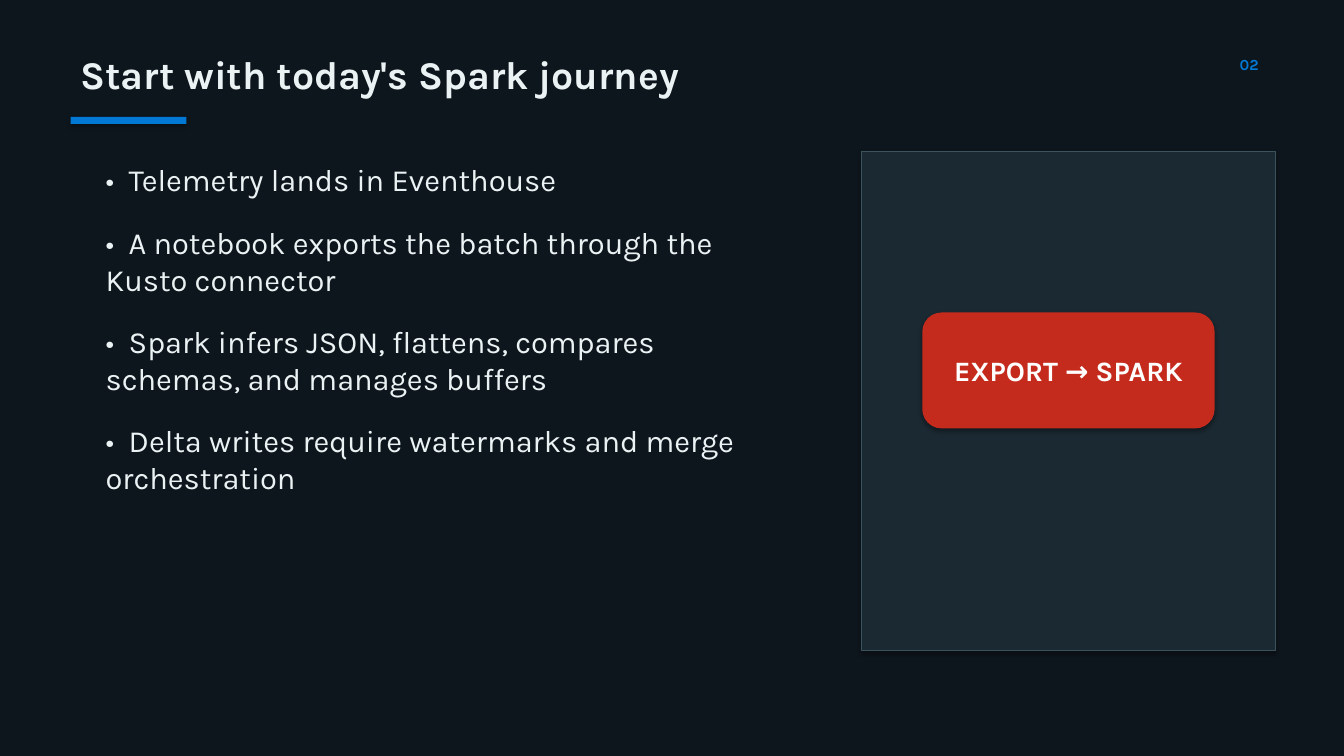
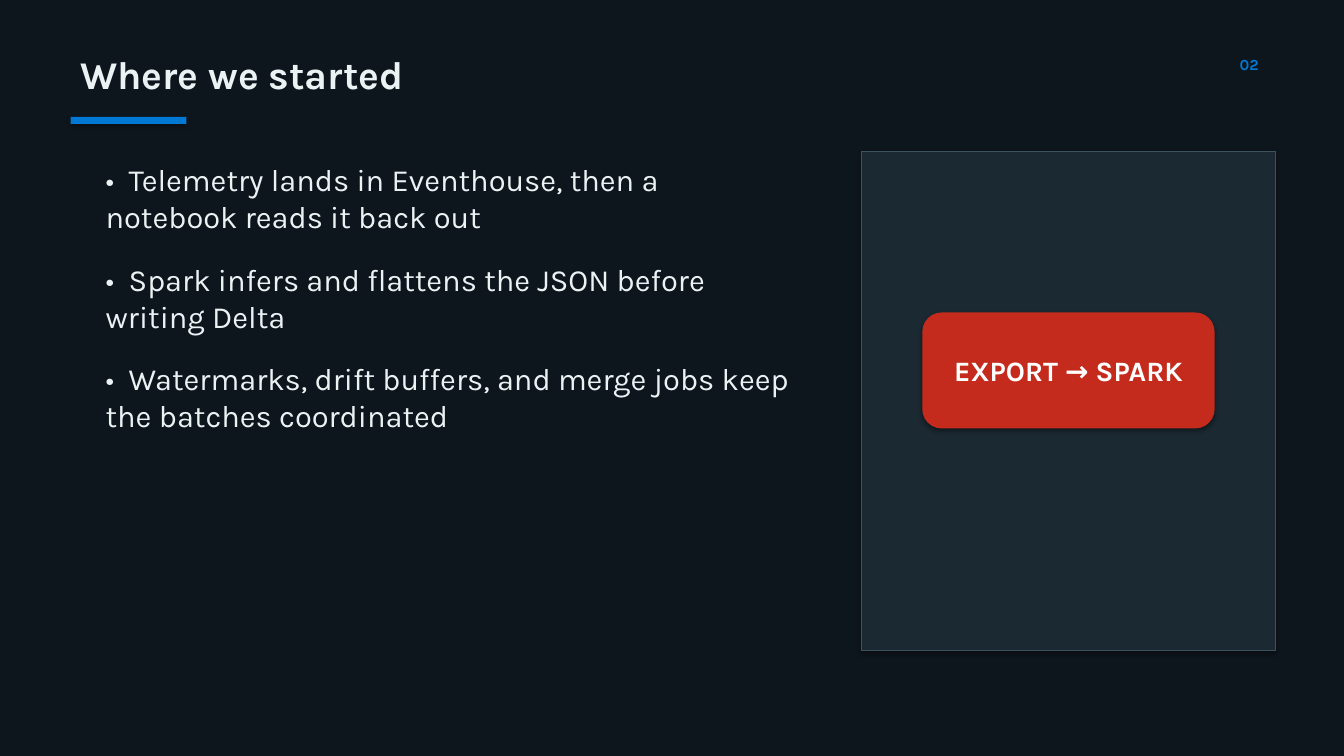
Before and after one commit to MatthieuLefebvre/eventhouse-schema-drift-reference, a slide deck: slide 2 of presentation/eventhouse-schema-drift-reference.pptx. Drawn at 1344x756 pixels with LibreOffice and Linux fonts; fonts in the diff are those of the drawing. Boxes give left, top, right and bottom in pixels: in the first picture for what was removed or moved away, otherwise in the second. Text is boxed around its words. In the diff, an @@ line names an element or a change of style, - is before the commit and + after.

```diff
--- a/presentation/eventhouse-schema-drift-reference.pptx
+++ b/presentation/eventhouse-schema-drift-reference.pptx
@@ text at (x1=80, y1=62, x2=404, y2=90): text changed @@
-Start with today's Spark journey
+Where we started
@@ text at (x1=106, y1=170, x2=789, y2=428): text changed @@
-• Telemetry lands in Eventhouse
-• A notebook exports the batch through the Kusto connector
-• Spark infers JSON, flattens, compares schemas, and manages buffers
-• Delta writes require watermarks and merge orchestration
+• Telemetry lands in Eventhouse, then a notebook reads it back out
+• Spark infers and flattens the JSON before writing Delta
+• Watermarks, drift buffers, and merge jobs keep the batches coordinated
```
Also in this commit, not shown: 15 other slides changed, 3 other files.
